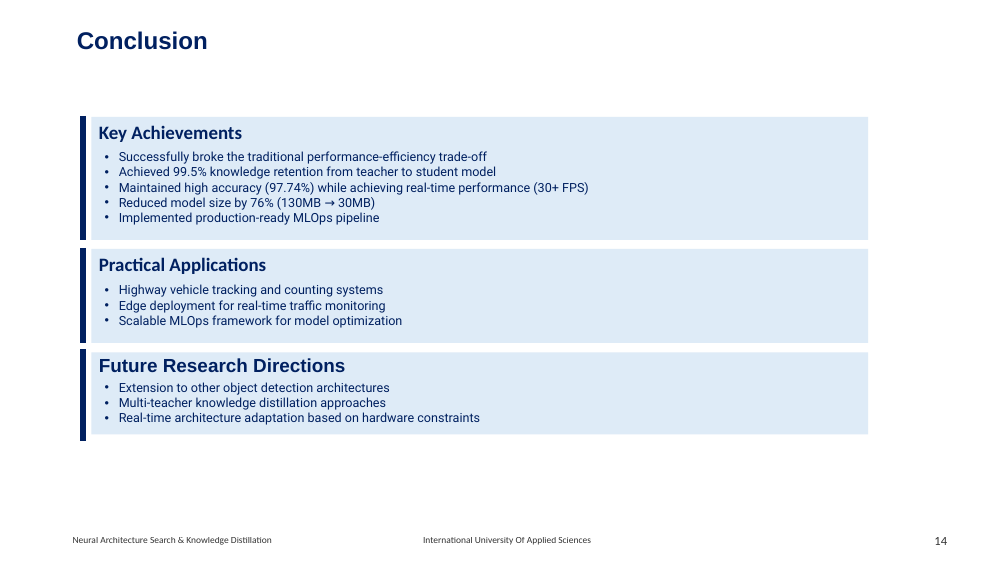
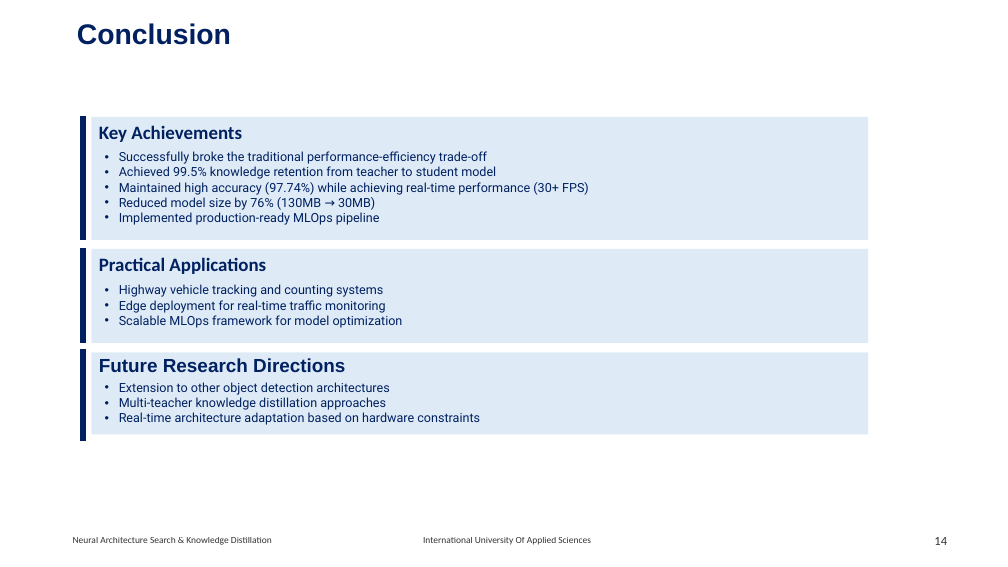
Before and after one commit to RajeshRamadas/yolov8-model-optimization, a slide deck: slide 14 of 01-Project-management/presentation/KnowledgeDistillation.pptx. Drawn at 1008x567 pixels with LibreOffice and Linux fonts; fonts in the diff are those of the drawing. Boxes give left, top, right and bottom in pixels: in the first picture for what was removed or moved away, otherwise in the second. Text is boxed around its words. In the diff, an @@ line names an element or a change of style, - is before the commit and + after.

```diff
--- a/01-Project-management/presentation/KnowledgeDistillation.pptx
+++ b/01-Project-management/presentation/KnowledgeDistillation.pptx
@@ text "Conclusion": place and size @@
-text "Conclusion" at [77,31,208,50]
+text "Conclusion" at [77,23,231,45]
@@ text "Conclusion" at [77,23,231,45]: size 22.9 to 27 pt; line spacing 0.7 to 0.9 @@
```
Also in this commit, not shown: 11 other slides changed.
